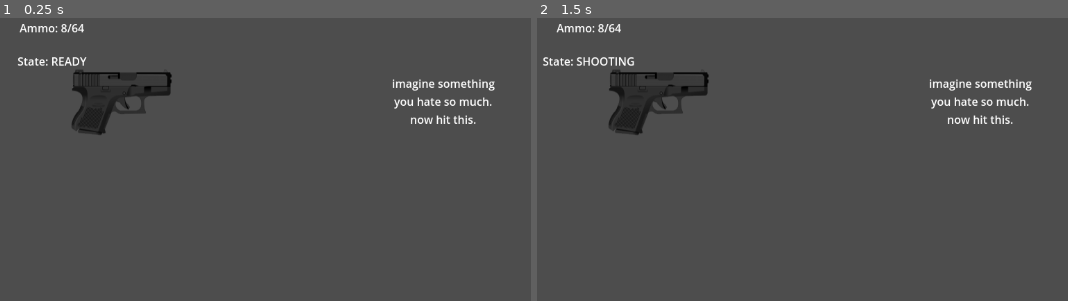
Above: before the commit, frames 1-2 (left to right).
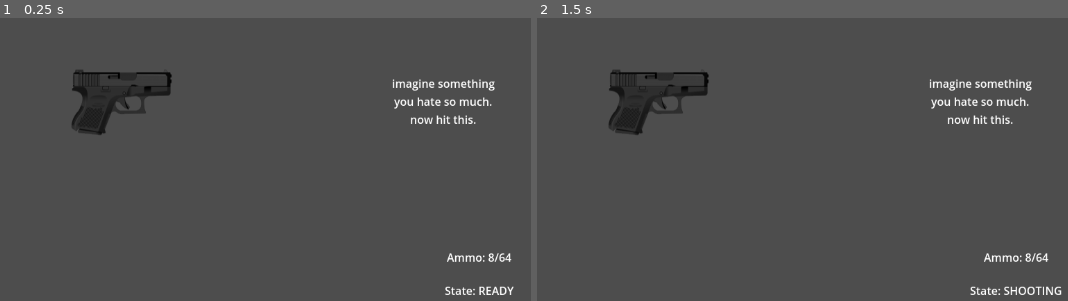
Above: after the commit, the same moments.

Repository: Sparrowworks/Vanguard
Game: Godot game, scene res://test_scene/test_ranged/test_ranged.tscn
Same seed, same stepped clock (60 frames per second), same inputs: the game is played once before the commit and once after it. This scene is started directly instead of the project's main scene. The engine's default icon, where the game draws it, is replaced by a stand-in: a white triangle on a blue panel in a dark square.
Inputs (mouse positions are in pixels of both pictures, inside the frame that each line leads up to):
- Up to frame 1 (0.25 s): no input
- Up to frame 2 (1.5 s): tap Enter at 0.5 s; move the mouse to (850, 74) at 0.52 s; tap E (equip) at 0.6 s; tap Space at 1.25 s; move the mouse to (outside the picture) at 1.27 s; click (outside the picture) at 1.35 s

The runs differ from the first frame. In frame 1, 0.8% of the frame differs, in the area x 3-97%, y 2-98%; in frame 2, 1.0%, in the area x 1-99%, y 2-98%.

Commit message:
fixed UI position

Diff:
--- a/test_scene/test_ranged/test_ranged.tscn
+++ b/test_scene/test_ranged/test_ranged.tscn
@@ -11,6 +11,10 @@
 position = Vector2(553, 331)
 
 [node name="UI" parent="Pistol" instance=ExtResource("2_dqj7r")]
+offset_left = 616.0
+offset_top = 331.0
+offset_right = 616.0
+offset_bottom = 331.0
 
 [node name="Debugger" parent="." instance=ExtResource("3_vtnsh")]
 
